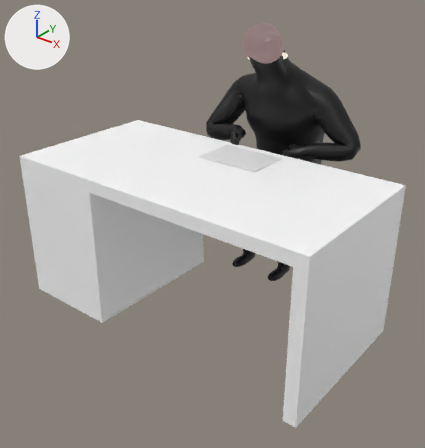
What one commit did to the FBX model Assets/Models/Player/Animations/New/1108/sit_solder(12-104loop).fbx.
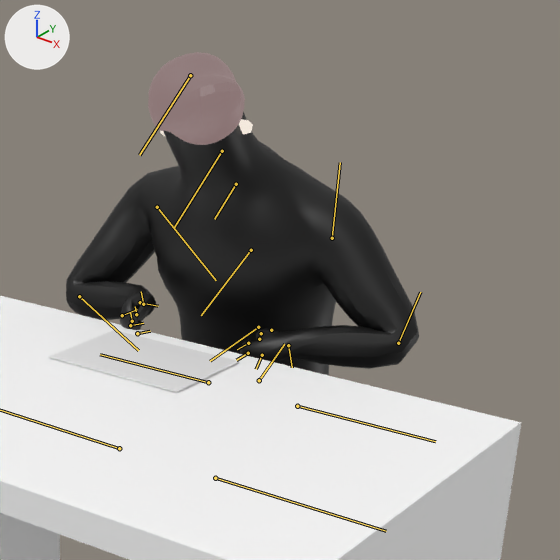
Each version is shown whole from a camera (50 mm lens) standing at (1.61, -2.51, 1.69) and looking at (-0.01, -0.49, 0.43), then close up on the part from 42% to 99% of the width and 0% to 55% of the height. The lights are fixed; the arrows at upper left show +X, +Y and +Z. Both versions are drawn at frame 88 of the action 'CINEMA_4D_Main'; the numbers are the values there. The bones that bend it are drawn over the model as lines in the close-ups.

Names of what the first close-up shows: 'desk', 'dianlub', 'ears', 'hair', 'mesh'.
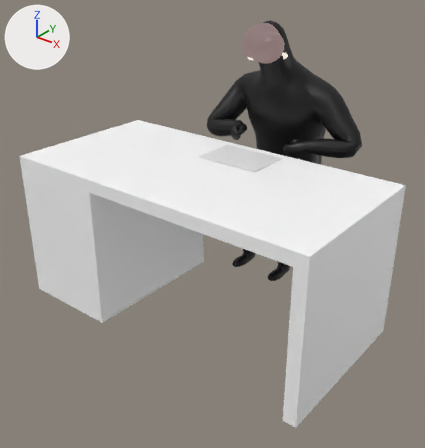
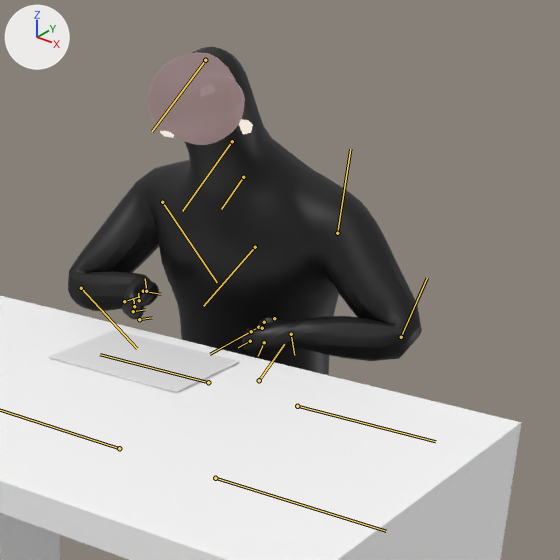
Where the change shows, as pixel boxes (x1, y1, x2, y2) in the close-ups (560 x 560 px):
'mesh', posed
    before: (66, 111, 419, 376)
    after: (68, 47, 422, 376)
'hair', posed
    both: (148, 52, 245, 145)
bone 'right_chest', root to tip
    before: (251, 250) to (201, 315)
    after: (255, 247) to (203, 306)

Edits to the bpy script that builds the scene:
```text
Change bone_right_chest:
    where bone_right_chest = bpy.data.objects['hip_ctrl'].pose.bones['right_chest']  # child of 'spline'
    bone_right_chest.location: (0.0, 2.4, 0.4) -> (0.0, 0.7, 0.3)
    bone_right_chest.rotation_quaternion: (0.984, 0.179, 0.0, 0.0) -> (0.99, 0.138, 0.0, 0.0)  # degrees (21, 0, 0) -> degrees (16, 0, 0)
```
